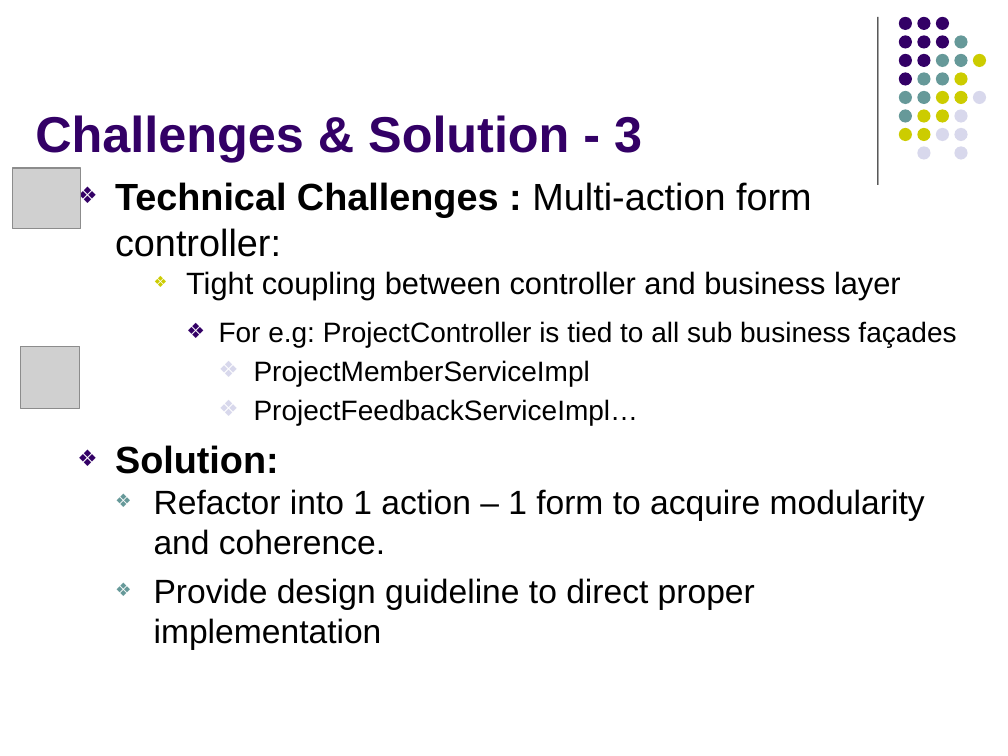
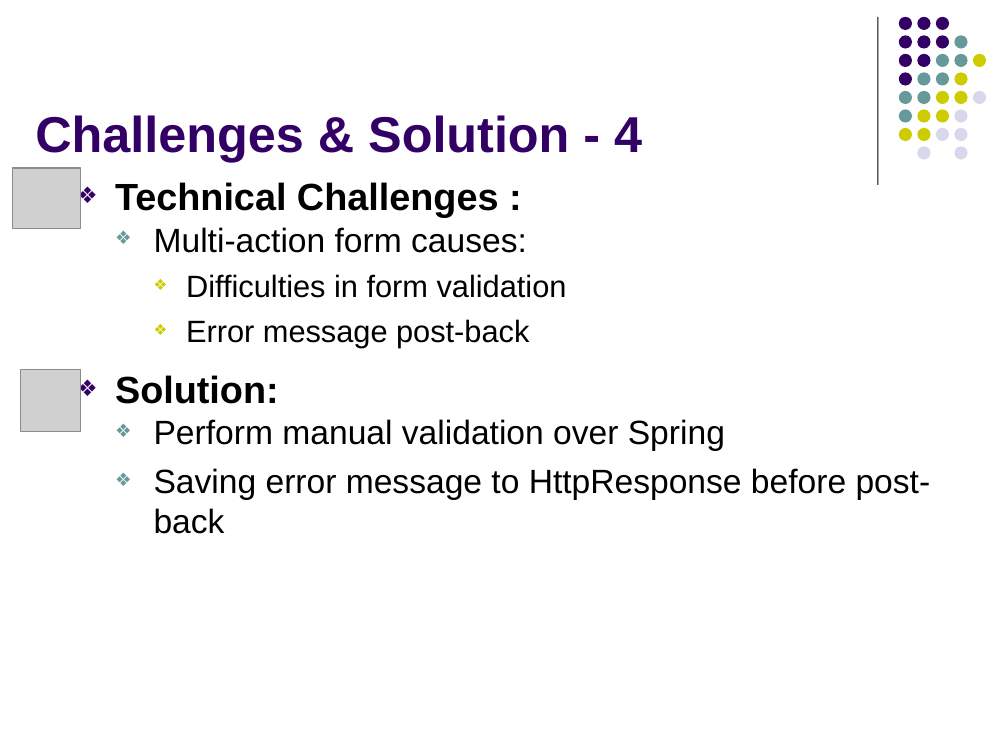
Before and after one commit to imireasa/mtech-se18-t08s, a slide deck: slide 19 of docs/W-9 Working Document/W-9.3 Presentation Slides/Phase 3/vms_presentation_3_v0.1.pptx (slide 20 before the commit). Drawn at 1008x756 pixels with LibreOffice and Linux fonts; fonts in the diff are those of the drawing; grey boxes stand for pictures. Boxes give left, top, right and bottom in pixels: in the first picture for what was removed or moved away, otherwise in the second. Text is boxed around its words. In the diff, an @@ line names an element or a change of style, - is before the commit and + after.

```diff
--- a/docs/W-9 Working Document/W-9.3 Presentation Slides/Phase 3/vms_presentation_3_v0.1.pptx
+++ b/docs/W-9 Working Document/W-9.3 Presentation Slides/Phase 3/vms_presentation_3_v0.1.pptx
@@ title at box(35, 115, 642, 162): text changed @@
-Challenges & Solution - 3
+Challenges & Solution - 4
@@ text at box(115, 182, 567, 348): text changed; size 20 to 22 pt @@
-❖ Technical Challenges : Multi-action form controller:
-    ❖ Tight coupling between controller and business layer
-      ❖ For e.g: ProjectController is tied to all sub business façades
-        ❖ ProjectMemberServiceImpl
-        ❖ ProjectFeedbackServiceImpl…
+❖ Technical Challenges :
+  ❖ Multi-action form causes:
+    ❖ Difficulties in form validation
+    ❖ Error message post-back
@@ picture: place and size @@
-picture at box(20, 347, 80, 408)
+picture at box(21, 370, 81, 431)
@@ text at box(154, 419, 931, 534): text changed @@
-  ❖ Refactor into 1 action – 1 form to acquire modularity and coherence.
-  ❖ Provide design guideline to direct proper implementation
+  ❖ Perform manual validation over Spring
+  ❖ Saving error message to HttpResponse before post-back
```
Also in this commit, not shown: 4 other slides changed, 3 slides added, 3 slides removed.
